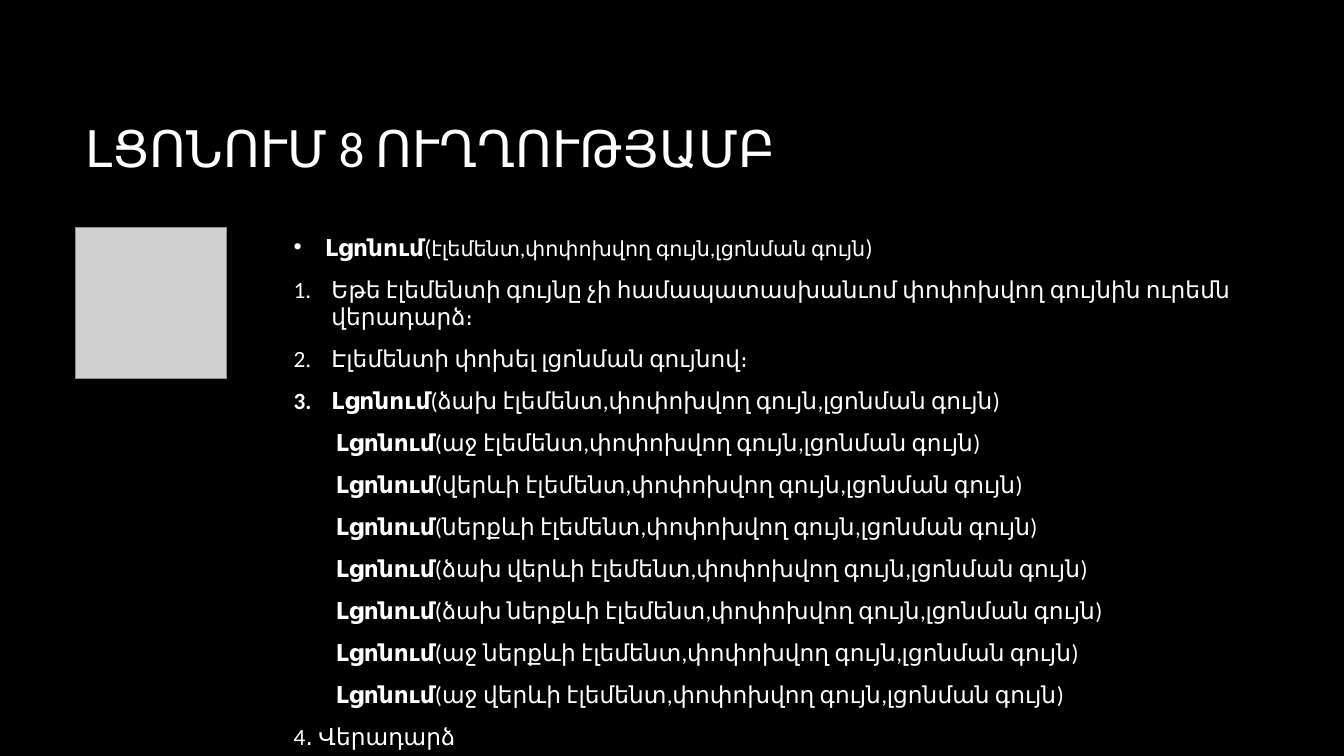
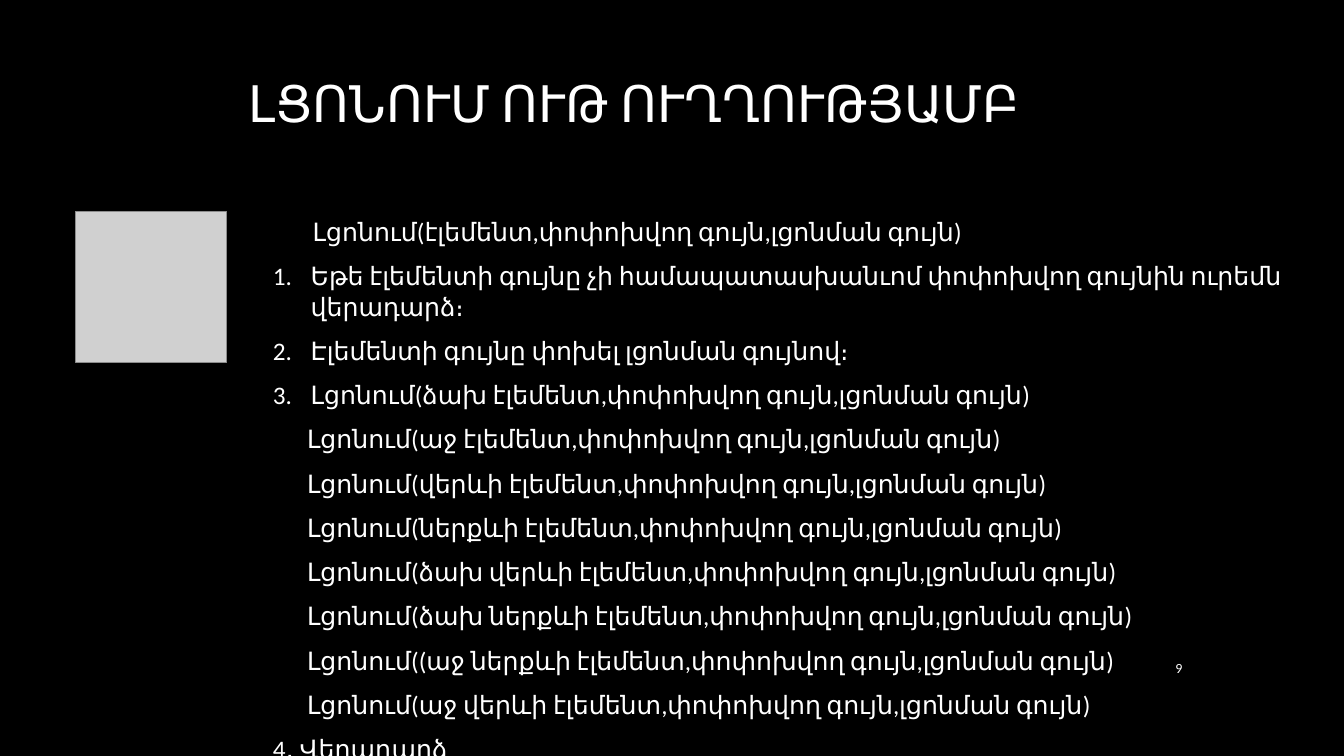
Before and after one commit to CGevorg/OpenKrypton, a slide deck: slide 9 of presentation/Presentation.pptx. Drawn at 1344x756 pixels with LibreOffice and Linux fonts; fonts in the diff are those of the drawing; grey boxes stand for pictures; background and template pictures are left out. Boxes give left, top, right and bottom in pixels: in the first picture for what was removed or moved away, otherwise in the second. Text is boxed around its words. In the diff, an @@ line names an element or a change of style, - is before the commit and + after.

```diff
--- a/presentation/Presentation.pptx
+++ b/presentation/Presentation.pptx
@@ title at (248, 84, 1019, 124): text changed @@
-ԼՑՈՆՈՒՄ 8 ՈՒՂՂՈՒԹՅԱՄԲ
+ԼՑՈՆՈՒՄ ՈՒԹ ՈՒՂՂՈՒԹՅԱՄԲ
@@ picture: place and size @@
-picture at (76, 228, 227, 379)
+picture at (76, 212, 227, 363)
@@ text "Լցոնում(էլեմենտ,փոփոխվող գույն,լցոնման գույն)": place and size @@
-text "Լցոնում(էլեմենտ,փոփոխվող գույն,լցոնման գույն)" at (325, 238, 1230, 708)
+text "Լցոնում(էլեմենտ,փոփոխվող գույն,լցոնման գույն)" at (307, 222, 1282, 720)
@@ text at (307, 222, 1282, 720): size 16.6 to 18 pt in "Լցոնում(էլեմենտ,փոփոխվող գույն)", "Եթե էլեմենտի գույնը չի համապատասխանւոմ փոփոխվող գույնին ...", "Լցոնում(ձախ էլեմենտ,փոփոխվող գույն,լցոնման գույն)", "Լցոնում(աջ էլեմենտ,փոփոխվող գույն,լցոնման գույն)" and 6 more places; size 14.8 to 18 pt in "Լցոնում(էլեմենտ,փոփոխվող գույն,լցոնման գույն)"; bold off in "Լցոնում(էլեմենտ,փոփոխվող", "Լցոնում(ձախ", "Լցոնում(աջ", "Լցոնում(վերևի" and 4 more places; bullet • to none @@
@@ text at (311, 341, 849, 366): text changed; size 16.6 to 18 pt @@
-2. Էլեմենտի փոխել լցոնման գույնով։
+2. Էլեմենտի գույնը փոխել լցոնման գույնով։
@@ text at (307, 651, 1114, 676): text changed; size 16.6 to 18 pt @@
-Լցոնում(աջ ներքևի էլեմենտ,փոփոխվող գույն,լցոնման գույն)
+Լցոնում((աջ ներքևի էլեմենտ,փոփոխվող գույն,լցոնման գույն)
@@ page number added at (1175, 664, 1182, 673), 10 pt, text #FFFFFF @@
+9
```
Also in this commit, not shown: 15 other slides changed, 2 slides added, 1 slide removed.
